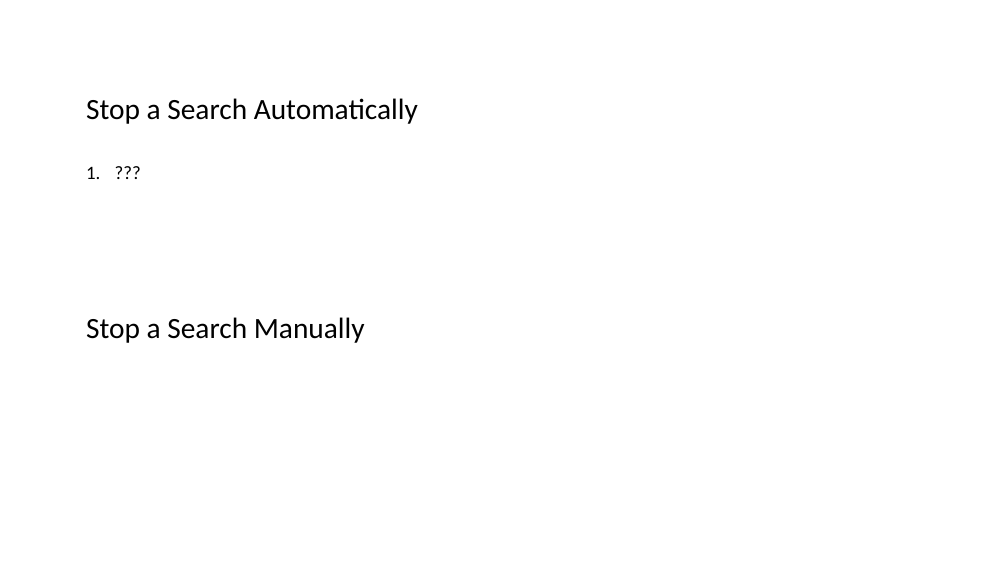
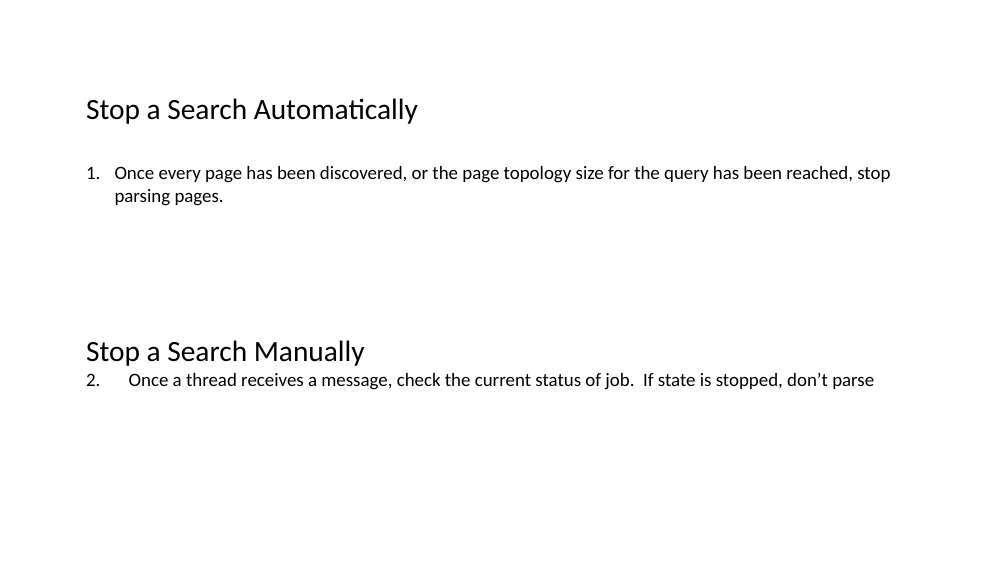
Before and after one commit to datim/squid, a slide deck: slide 9 of docs/design.pptx. Drawn at 1008x567 pixels with LibreOffice and Linux fonts; fonts in the diff are those of the drawing. Boxes give left, top, right and bottom in pixels: in the first picture for what was removed or moved away, otherwise in the second. Text is boxed around its words. In the diff, an @@ line names an element or a change of style, - is before the commit and + after.

```diff
--- a/docs/design.pptx
+++ b/docs/design.pptx
@@ text at (115,166,890,206): text changed @@
-1. ???
+1. Once every page has been discovered, or the page topology size for the query has been reached, stop parsing pages.
@@ text at (129,373,874,390): paragraph added @@
+1. Once a thread receives a message, check the current status of job. If state is stopped, don’t parse
```
Also in this commit, not shown: 5 other slides changed.
